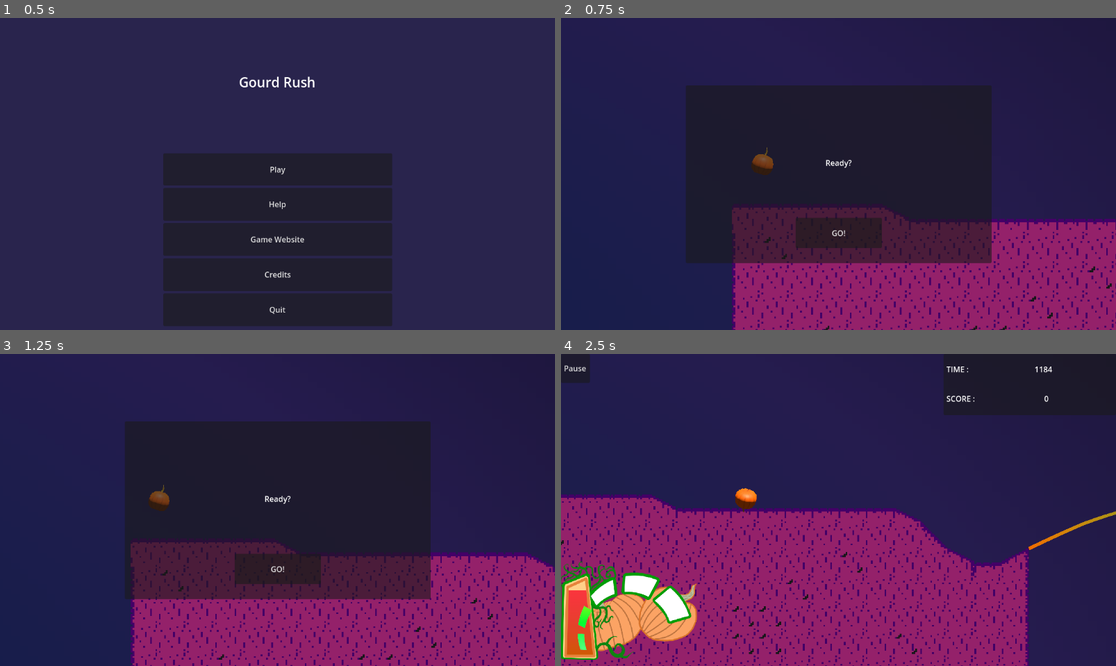
Above: before the commit, frames 1-4 (two rows, left to right).
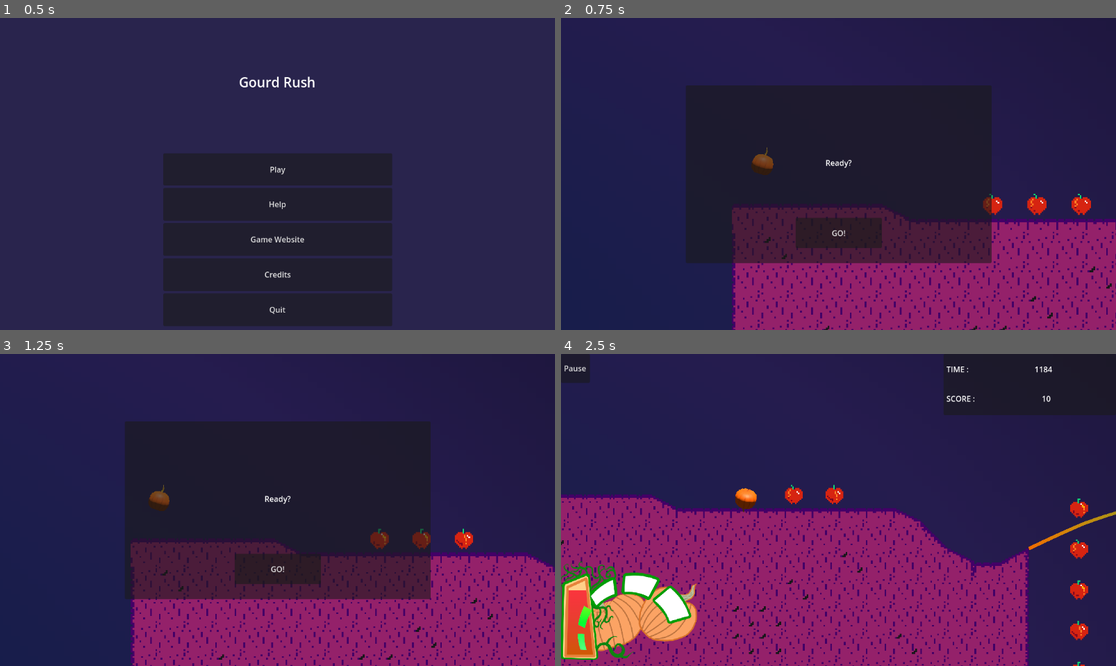
Above: after the commit, the same moments.

Repository: LettucePie/gwj-62-harvest
Game: Godot game, scene res://Play.tscn
The game is run twice, just before and just after one commit, with the same random seed, the same clock (stepped at 60 frames per second) and the same inputs.
Inputs:
- Up to frame 1 (0.5 s): no input
- Up to frame 2 (0.75 s): click "Play" at 0.5 s
- Up to frame 3 (1.25 s): no input
- Up to frame 4 (2.5 s): click "GO!" at 1.25 s; hold Up (ui_up) from 2.03 s (still down)

Frame 1 is identical in both runs. In frame 2, 0.5% of the frame differs, in the area x 75-96%, y 56-64%; in frame 3, 0.5%; in frame 4, 0.9%, in the area x 40-95%, y 13-100%.

Commit message:
Added collectables to stage 1

Diff:
--- a/gameplay/collect/apple.tscn
+++ b/gameplay/collect/apple.tscn
@@ -4,7 +4,7 @@
 [ext_resource type="Script" path="res://gameplay/collect/apple.gd" id="1_ahjrq"]
 
 [sub_resource type="CircleShape2D" id="CircleShape2D_34jkk"]
-radius = 28.0713
+radius = 42.0
 
 [node name="apple" type="Area2D" groups=["collect"]]
 script = ExtResource("1_ahjrq")
--- a/levels/stage_1.tscn
+++ b/levels/stage_1.tscn
@@ -76,13 +76,147 @@
 position = Vector2(6452, 1980)
 
 [node name="flat_5" parent="." instance=ExtResource("16_0271g")]
-position = Vector2(7060, 1940)
+position = Vector2(7104, 1888)
 
 [node name="flat_3" parent="." instance=ExtResource("7_qkqwt")]
-position = Vector2(6388, 2044)
+position = Vector2(6400, 2080)
 
 [node name="ramp_8" parent="." instance=ExtResource("13_16a3l")]
-position = Vector2(7380, 1900)
+position = Vector2(7392, 1920)
+
+[node name="collectables" type="Node2D" parent="."]
+
+[node name="apple" parent="collectables" instance=ExtResource("11_g2ooa")]
+position = Vector2(512, 64)
+
+[node name="apple2" parent="collectables" instance=ExtResource("11_g2ooa")]
+position = Vector2(608, 64)
+
+[node name="apple3" parent="collectables" instance=ExtResource("11_g2ooa")]
+position = Vector2(704, 64)
+
+[node name="apple4" parent="collectables" instance=ExtResource("11_g2ooa")]
+position = Vector2(1280, 288)
+
+[node name="apple38" parent="collectables" instance=ExtResource("11_g2ooa")]
+position = Vector2(1280, 192)
+
+[node name="apple39" parent="collectables" instance=ExtResource("11_g2ooa")]
+position = Vector2(1280, 96)
+
+[node name="apple5" parent="collectables" instance=ExtResource("11_g2ooa")]
+position = Vector2(1280, 384)
+
+[node name="apple6" parent="collectables" instance=ExtResource("11_g2ooa")]
+position = Vector2(1280, 480)
+
+[node name="apple7" parent="collectables" instance=ExtResource("11_g2ooa")]
+position = Vector2(2240, 96)
+
+[node name="apple17" parent="collectables" instance=ExtResource("11_g2ooa")]
+position = Vector2(1888, 960)
+
+[node name="apple18" parent="collectables" instance=ExtResource("11_g2ooa")]
+position = Vector2(1984, 928)
+
+[node name="apple19" parent="collectables" instance=ExtResource("11_g2ooa")]
+position = Vector2(2080, 928)
+
+[node name="apple20" parent="collectables" instance=ExtResource("11_g2ooa")]
+position = Vector2(3008, 1216)
+
+[node name="apple21" parent="collectables" instance=ExtResource("11_g2ooa")]
+position = Vector2(3104, 1216)
+
+[node name="apple22" parent="collectables" instance=ExtResource("11_g2ooa")]
+position = Vector2(3200, 1216)
+
+[node name="apple23" parent="collectables" instance=ExtResource("11_g2ooa")]
+position = Vector2(4192, 928)
+
+[node name="apple24" parent="collectables" instance=ExtResource("11_g2ooa")]
+position = Vector2(4288, 896)
+
+[node name="apple25" parent="collectables" instance=ExtResource("11_g2ooa")]
+position = Vector2(4384, 864)
+
+[node name="apple26" parent="collectables" instance=ExtResource("11_g2ooa")]
+position = Vector2(4512, 1056)
+
+[node name="apple27" parent="collectables" instance=ExtResource("11_g2ooa")]
+position = Vector2(4864, 1216)
+
+[node name="apple28" parent="collectables" instance=ExtResource("11_g2ooa")]
+position = Vector2(4928, 1280)
+
+[node name="apple29" parent="collectables" instance=ExtResource("11_g2ooa")]
+position = Vector2(4992, 1344)
+
+[node name="apple40" parent="collectables" instance=ExtResource("11_g2ooa")]
+position = Vector2(5888, 1280)
+
+[node name="apple41" parent="collectables" instance=ExtResource("11_g2ooa")]
+position = Vector2(5984, 1280)
+
+[node name="apple42" parent="collectables" instance=ExtResource("11_g2ooa")]
+position = Vector2(6080, 1312)
+
+[node name="apple43" parent="collectables" instance=ExtResource("11_g2ooa")]
+position = Vector2(6176, 1376)
+
+[node name="apple44" parent="collectables" instance=ExtResource("11_g2ooa")]
+position = Vector2(6272, 1472)
+
+[node name="apple30" parent="collectables" instance=ExtResource("11_g2ooa")]
+position = Vector2(6720, 1920)
+
+[node name="apple31" parent="collectables" instance=ExtResource("11_g2ooa")]
+position = Vector2(6816, 1920)
+
+[node name="apple32" parent="collectables" instance=ExtResource("11_g2ooa")]
+position = Vector2(7232, 1824)
+
+[node name="apple33" parent="collectables" instance=ExtResource("11_g2ooa")]
+position = Vector2(7328, 1824)
+
+[node name="apple34" parent="collectables" instance=ExtResource("11_g2ooa")]
+position = Vector2(7424, 1824)
+
+[node name="apple35" parent="collectables" instance=ExtResource("11_g2ooa")]
+position = Vector2(7744, 1856)
+
+[node name="apple36" parent="collectables" instance=ExtResource("11_g2ooa")]
+position = Vector2(7840, 1824)
+
+[node name="apple37" parent="collectables" instance=ExtResource("11_g2ooa")]
+position = Vector2(7936, 1856)
+
+[node name="apple8" parent="collectables" instance=ExtResource("11_g2ooa")]
+position = Vector2(2336, 96)
+
+[node name="apple9" parent="collectables" instance=ExtResource("11_g2ooa")]
+position = Vector2(2432, 96)
+
+[node name="apple10" parent="collectables" instance=ExtResource("11_g2ooa")]
+position = Vector2(3108, 843)
+
+[node name="apple11" parent="collectables" instance=ExtResource("11_g2ooa")]
+position = Vector2(3168, 903)
+
+[node name="apple12" parent="collectables" instance=ExtResource("11_g2ooa")]
+position = Vector2(3239, 945)
+
+[node name="apple13" parent="collectables" instance=ExtResource("11_g2ooa")]
+position = Vector2(3328, 960)
+
+[node name="apple14" parent="collectables" instance=ExtResource("11_g2ooa")]
+position = Vector2(3424, 960)
+
+[node name="apple15" parent="collectables" instance=ExtResource("11_g2ooa")]
+position = Vector2(3520, 960)
+
+[node name="apple16" parent="collectables" instance=ExtResource("11_g2ooa")]
+position = Vector2(3616, 960)
 
 [connection signal="brakes" from="player_follow" to="player_visual" method="_on_player_follow_brakes"]
 [connection signal="goal_reached" from="player_follow" to="player_visual" method="_on_player_follow_goal_reached"]
